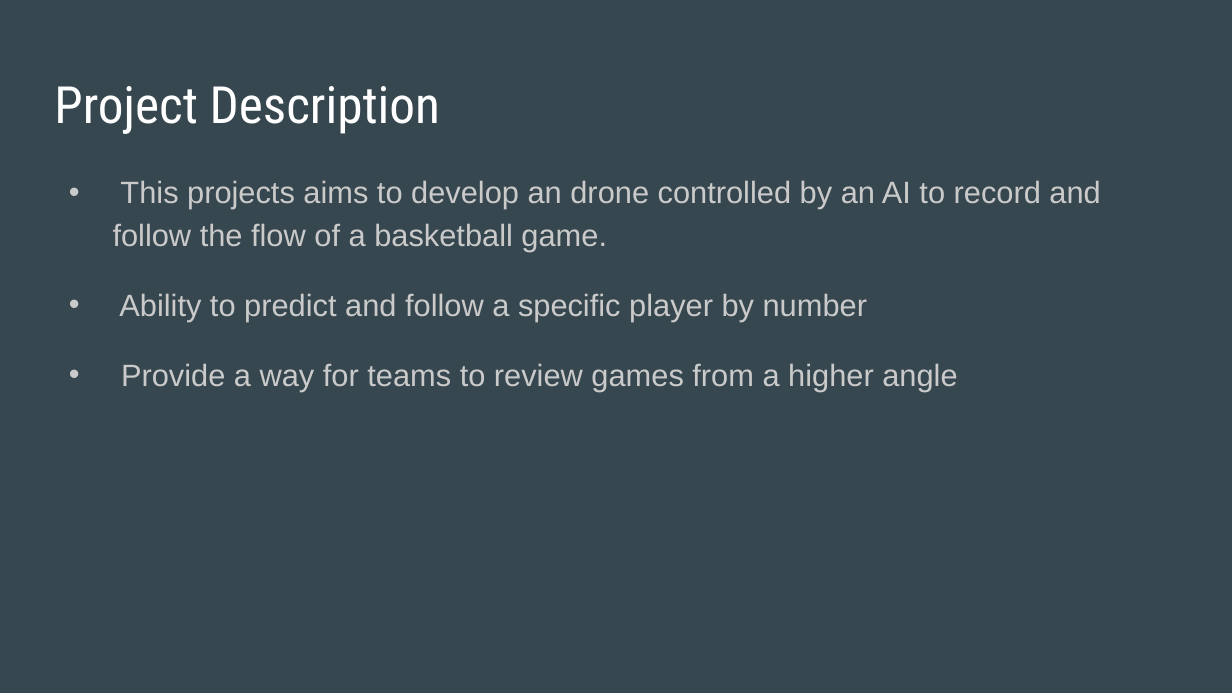
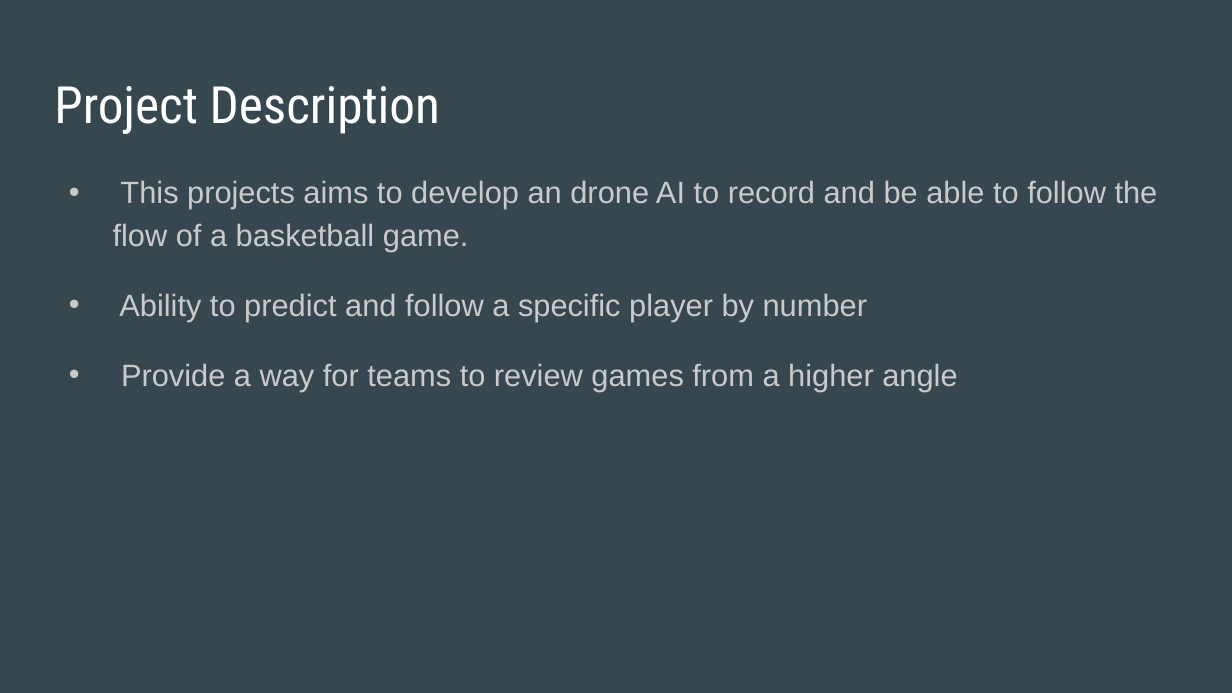
Before and after one commit to bku14/BasketAI, a slide deck: slide 2 of Project_Presentation.pptx. Drawn at 1232x693 pixels with LibreOffice and Linux fonts; fonts in the diff are those of the drawing. Boxes give left, top, right and bottom in pixels: in the first picture for what was removed or moved away, otherwise in the second. Text is boxed around its words. In the diff, an @@ line names an element or a change of style, - is before the commit and + after.

```diff
--- a/Project_Presentation.pptx
+++ b/Project_Presentation.pptx
@@ text at (113,180,1158,252): text changed @@
-• This projects aims to develop an drone controlled by an AI to record and follow the flow of a basketball game.
+• This projects aims to develop an drone AI to record and be able to follow the flow of a basketball game.
```
Also in this commit, not shown: 1 other slide changed, 1 other file.
